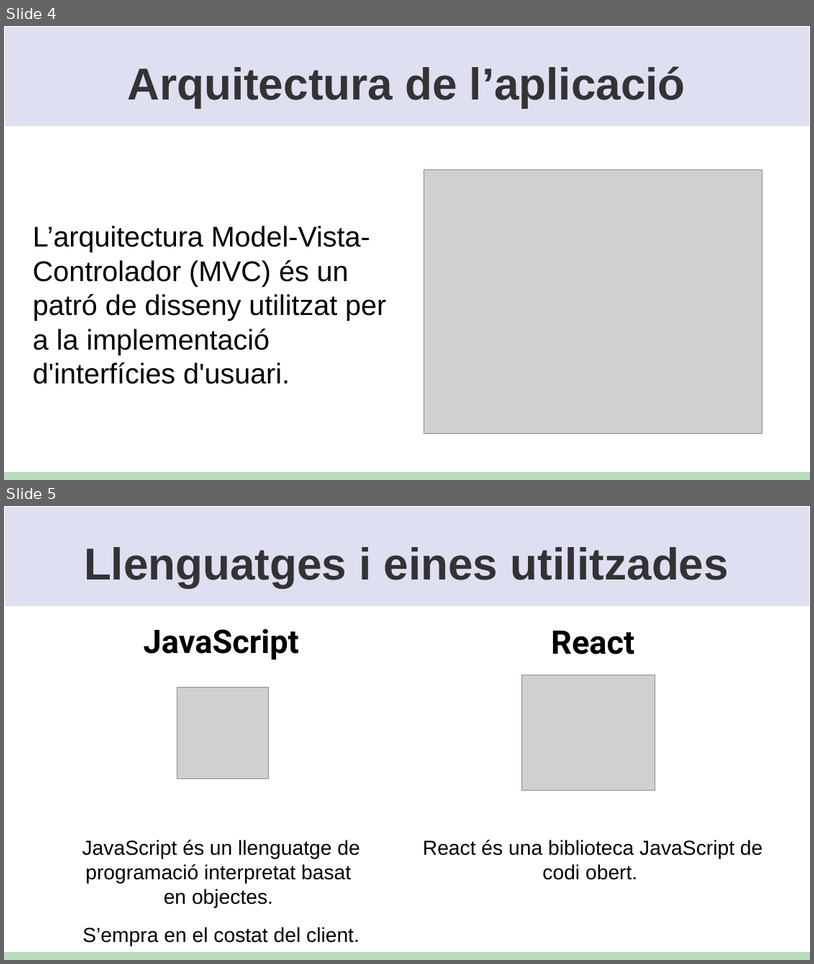
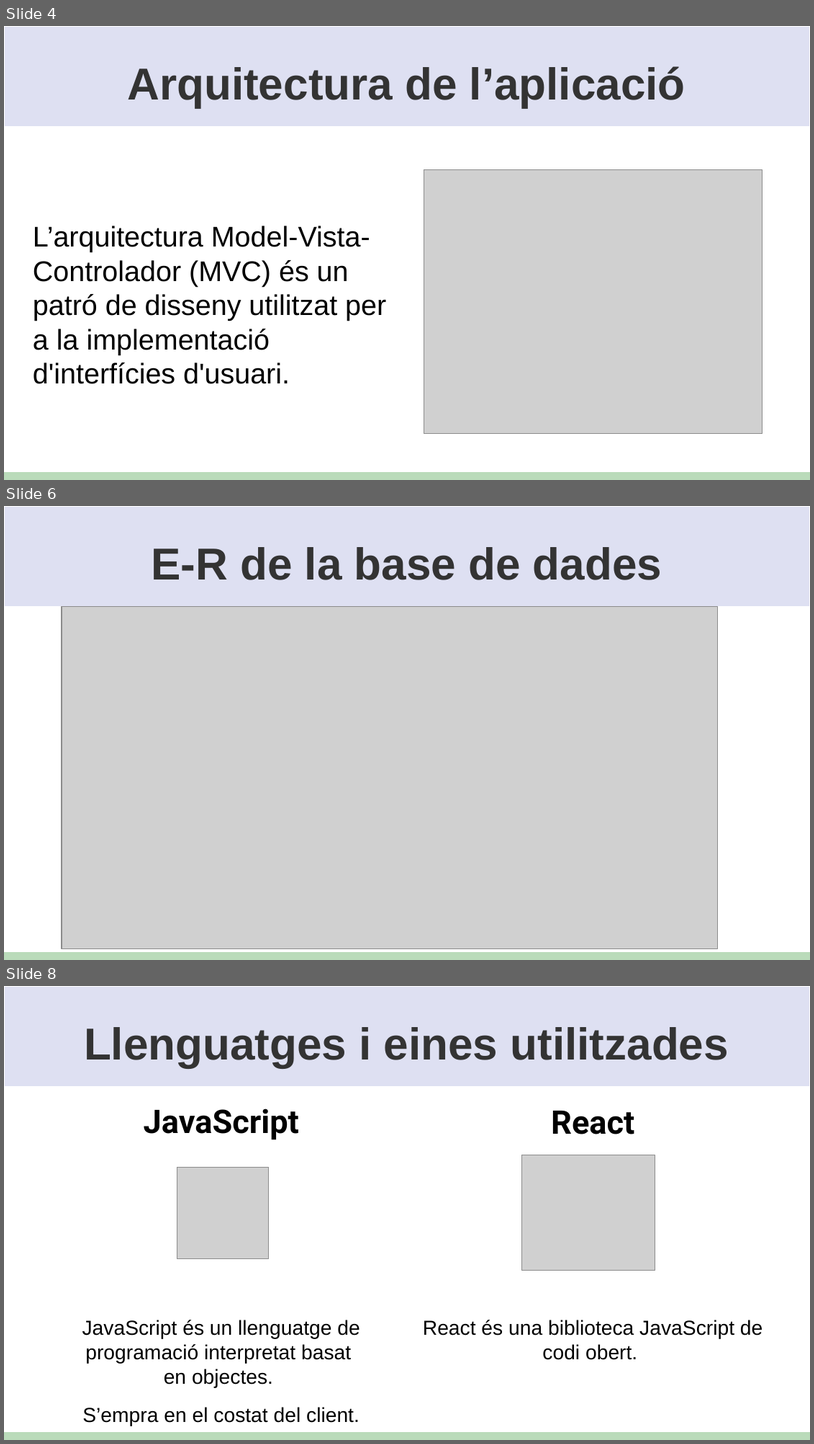
Before and after one commit to MiriJM98/Pica_Menja, a slide deck: Documentació_projecte/Presentació_projecte_Míriam_Jiménez.odp. Shown one above the other, each under a label of ours: slides 4 and 5 before the commit, slides 4, 6 and 8 after it; the slides between them are not shown. The pictures are 814x964 and 814x1444 pixels, drawn with LibreOffice and Linux fonts; fonts in the diff are those of the drawing; grey boxes stand for pictures. Boxes give left, top, right and bottom in pixels: in the first picture for what was removed or moved away, otherwise in the second. Text is boxed around its words. In the diff, an @@ line names an element or a change of style, - is before the commit and + after.

```diff
--- a/Documentació_projecte/Presentació_projecte_Míriam_Jiménez.odp
+++ b/Documentació_projecte/Presentació_projecte_Míriam_Jiménez.odp
@@ slide 6 added at (x1=4, y1=506, x2=810, y2=960), background #FFFFFF @@
@@ rectangle added at (x1=4, y1=506, x2=810, y2=607), fill #DEE0F2, outline #FFFFFF 0.99 pt @@
@@ title added at (x1=151, y1=547, x2=662, y2=580), 44 pt, text #333333, bold @@
+E-R de la base de dades
@@ picture added at (x1=62, y1=607, x2=718, y2=949) @@
@@ rectangle added at (x1=4, y1=952, x2=810, y2=960), fill #BADBBA, outline #BADBBA 0.99 pt @@
@@ what was slide 5 is now slide 8 @@
```
Also in this commit, not shown: 2 slides changed, 2 other slides added, 11 other files.
